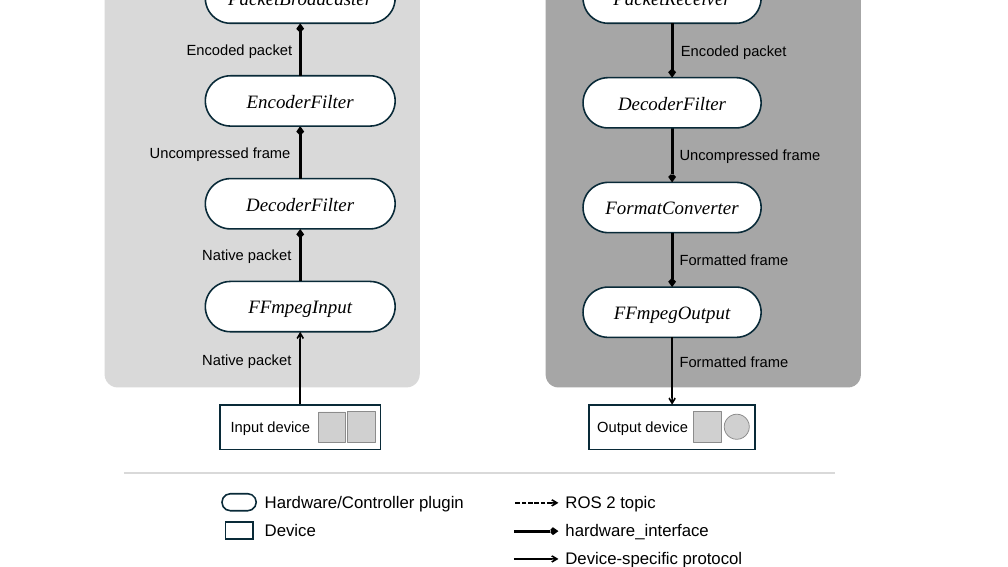
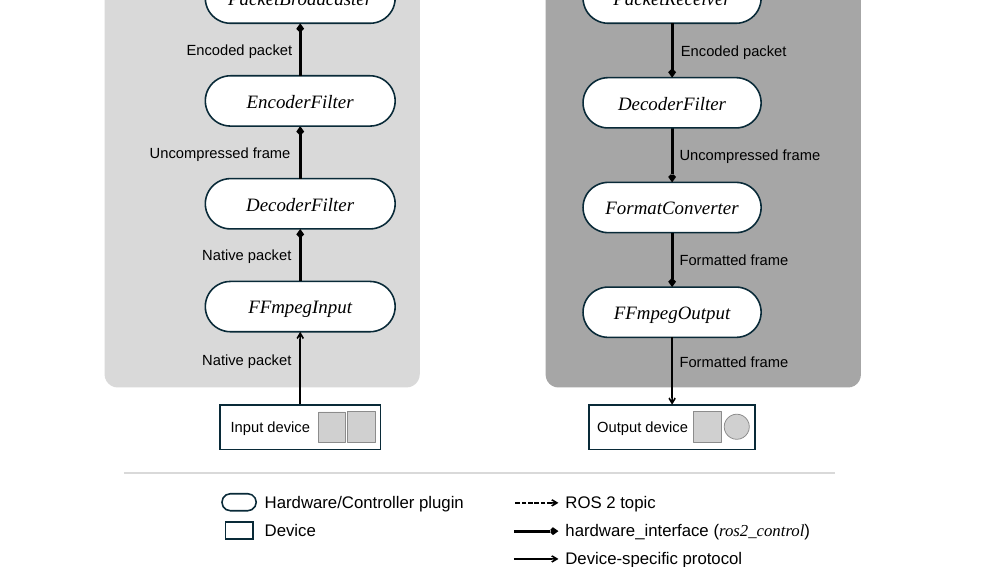
Before and after one commit to yoshito-n-students/ffmpeg_pipeline, a slide deck: slide 1 of images/ffmpeg_pipeline_figs.pptx. Drawn at 1008x567 pixels with LibreOffice and Linux fonts; fonts in the diff are those of the drawing; grey boxes stand for pictures; background and template pictures are left out. Boxes give left, top, right and bottom in pixels: in the first picture for what was removed or moved away, otherwise in the second. Text is boxed around its words. In the diff, an @@ line names an element or a change of style, - is before the commit and + after.

```diff
--- a/images/ffmpeg_pipeline_figs.pptx
+++ b/images/ffmpeg_pipeline_figs.pptx
@@ text at (565,524,811,540): text changed @@
-hardware_interface
+hardware_interface (ros2_control)
```
Also in this commit, not shown: 1 other file.
